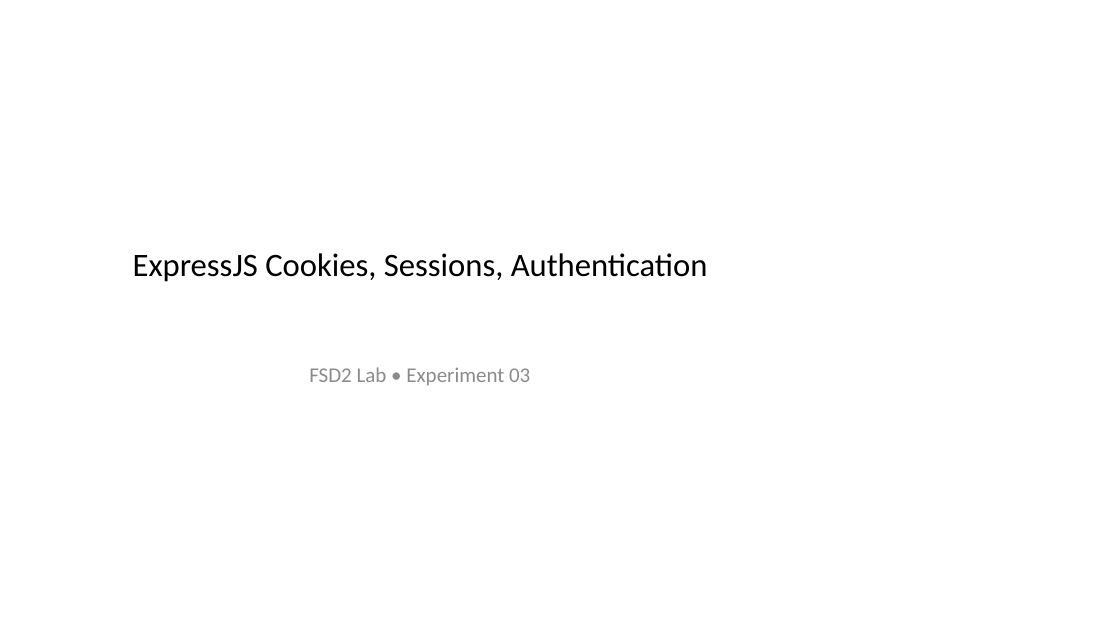
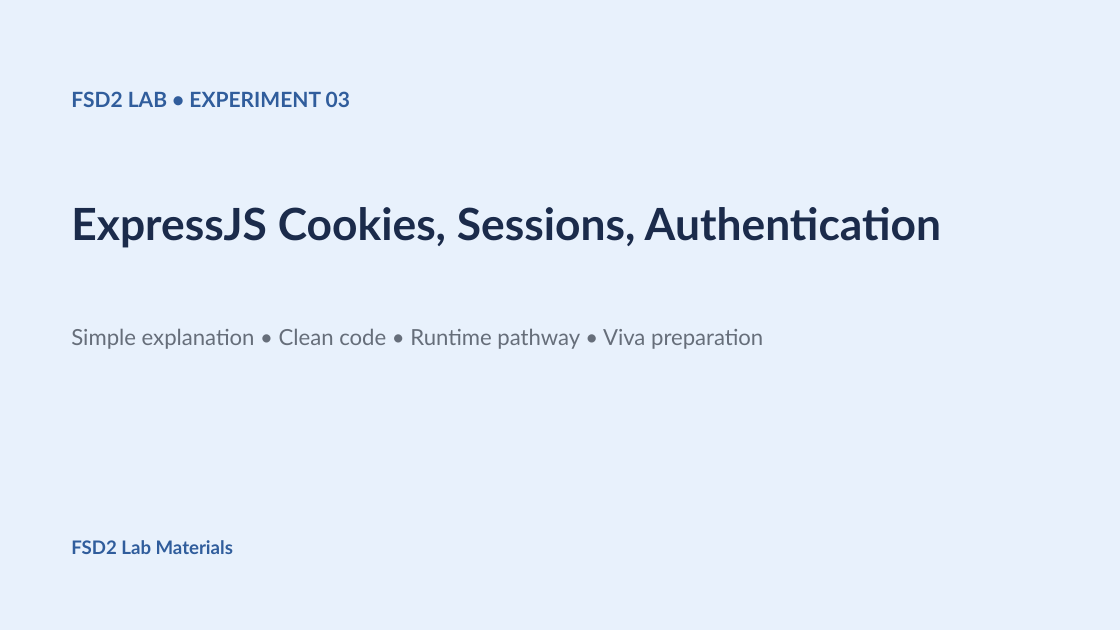
Before and after one commit to shiva31rama-cell/FSD2-LAB-SYLLABUS, a slide deck: slide 1 of PPTs/03_ExpressJS_Cookies_Sessions_Authentication.pptx. Drawn at 1120x630 pixels with LibreOffice and Linux fonts; fonts in the diff are those of the drawing. Boxes give left, top, right and bottom in pixels: in the first picture for what was removed or moved away, otherwise in the second. Text is boxed around its words. In the diff, an @@ line names an element or a change of style, - is before the commit and + after.

```diff
--- a/PPTs/03_ExpressJS_Cookies_Sessions_Authentication.pptx
+++ b/PPTs/03_ExpressJS_Cookies_Sessions_Authentication.pptx
@@ rectangle added at (0, 0, 1120, 630), fill #E8F1FC @@
@@ text at (71, 91, 350, 107): text changed; font Calibri to Lato; text colour #8C8C8C to #305D9C; bold on @@
-FSD2 Lab • Experiment 03
+FSD2 LAB • EXPERIMENT 03
@@ text "ExpressJS Cookies, Sessions, Authentication": place and size @@
-text "ExpressJS Cookies, Sessions, Authentication" at (133, 253, 708, 282)
+text "ExpressJS Cookies, Sessions, Authentication" at (71, 207, 941, 248)
@@ text "ExpressJS Cookies, Sessions, Authentication" at (71, 207, 941, 248): size 28 to 38 pt, font Calibri to Lato, text colour #000000 to #1B2B4B, bold on; alignment centre to left @@
@@ text added at (71, 328, 763, 349), 19 pt, text #666E7A @@
+Simple explanation • Clean code • Runtime pathway • Viva preparation
@@ text added at (71, 540, 233, 554), 16 pt, text #305D9C, bold @@
+FSD2 Lab Materials
```
Also in this commit, not shown: 3 other slides changed, 4 slides added, 3 slides removed, 49 other files.
